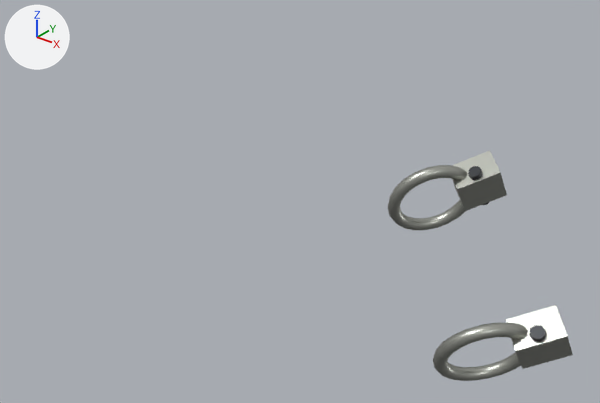
Two versions of the glTF model public/parts/air-clamp-dump.glb, one commit apart.
Camera for both pictures: a camera (50 mm lens) standing at (-23.3, -640.1, 68.4) and looking at (-102.7, -540.9, 6.9). Every picture has the same lights, and +X, +Y and +Z are marked at upper left. The picture after the commit comes second.
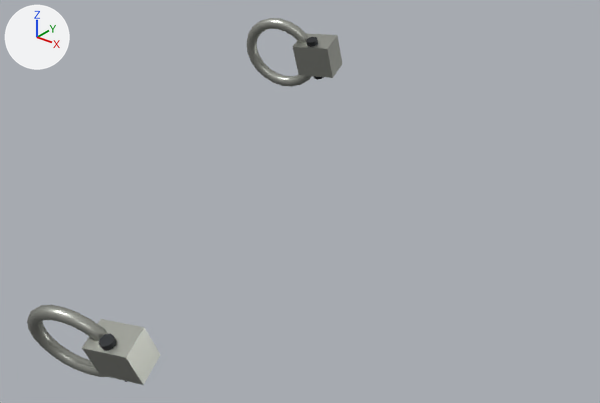
What differs and where, as boxes [x1, y1, x2, y2] in the pictures (600 x 403 px):
'Mesh_0.001', moved, turned
    before: [433, 305, 573, 381]
    after: [27, 305, 160, 385]
'Mesh_0', moved, turned
    before: [388, 151, 507, 230]
    after: [247, 18, 342, 87]
'Mesh_1.001', moved, turned
    before: [530, 325, 548, 363]
    after: [99, 334, 127, 382]
'Mesh_1', moved, turned
    before: [468, 166, 489, 205]
    after: [307, 37, 324, 80]

Diff of the bpy script that builds the scene:
```diff
--- a/public/parts/air-clamp-dump.glb.py
+++ b/public/parts/air-clamp-dump.glb.py
@@ ob_mesh_0 @@
 ob_mesh_0.parent = ob_air_clamp_dump_inst0
-ob_mesh_0.location = (-88.58, -516.8, 3.46)
-ob_mesh_0.rotation_euler = (2.008, -0.407, 0.702)  # degrees (115, -23, 40)
+ob_mesh_0.location = (-134.3, -504.7, 18.94)
+ob_mesh_0.rotation_euler = (1.864, -0.0666, 0.217)  # degrees (107, -3.8, 12)
 ob_mesh_0.scale = (10.5, 10.5, 10.5)
@@ ob_mesh_0_001 @@
 ob_mesh_0_001.parent = ob_air_clamp_dump_inst0
-ob_mesh_0_001.location = (-66.45, -536.2, -9.779)
-ob_mesh_0_001.rotation_euler = (2.061, -0.387, 0.615)  # degrees (118, -22, 35)
+ob_mesh_0_001.location = (-114.9, -578.0, -7.193)
+ob_mesh_0_001.rotation_euler = (1.94, -0.0954, 0.241)  # degrees (111, -5.5, 14)
 ob_mesh_0_001.scale = (10.5, 10.5, 10.5)
@@ ob_mesh_1 @@
 ob_mesh_1.parent = ob_air_clamp_dump_inst1
-ob_mesh_1.location = (-83.14, -513.6, 5.574)
-ob_mesh_1.rotation_euler = (2.008, -0.407, 0.702)  # degrees (115, -23, 40)
+ob_mesh_1.location = (-127.7, -504.4, 19.03)
+ob_mesh_1.rotation_euler = (1.864, -0.0666, 0.217)  # degrees (107, -3.8, 12)
 ob_mesh_1.scale = (4.5, 4.5, 4.5)
@@ ob_mesh_1_001 @@
 ob_mesh_1_001.parent = ob_air_clamp_dump_inst1
-ob_mesh_1_001.location = (-60.74, -533.4, -7.841)
-ob_mesh_1_001.rotation_euler = (2.061, -0.387, 0.615)  # degrees (118, -22, 35)
+ob_mesh_1_001.location = (-108.3, -577.5, -7.002)
+ob_mesh_1_001.rotation_euler = (1.94, -0.0954, 0.241)  # degrees (111, -5.5, 14)
 ob_mesh_1_001.scale = (4.5, 4.5, 4.5)
```
